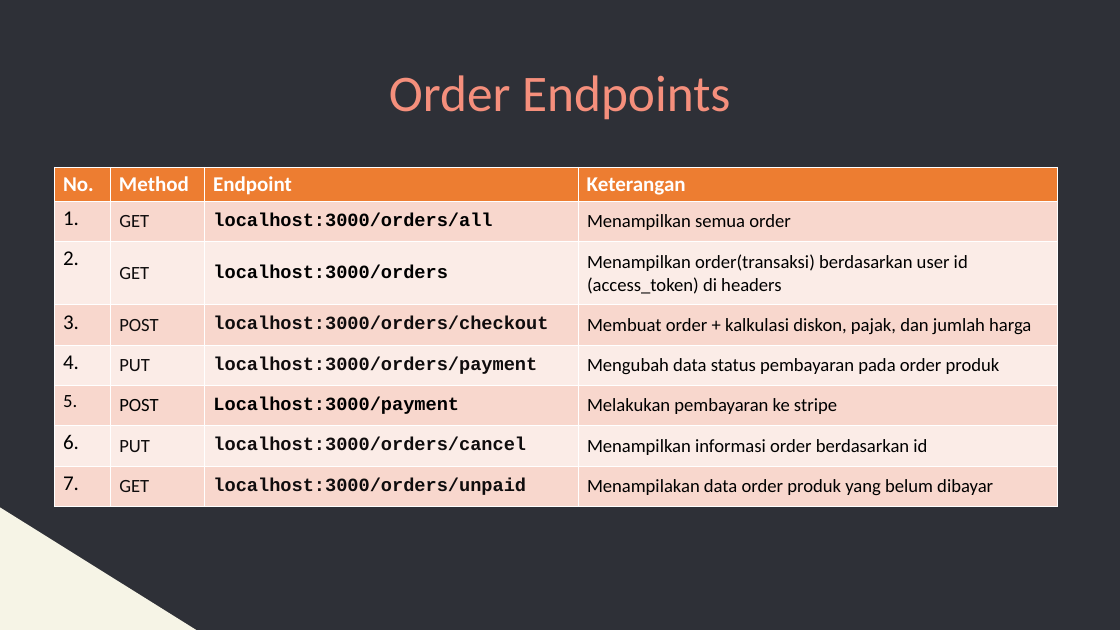
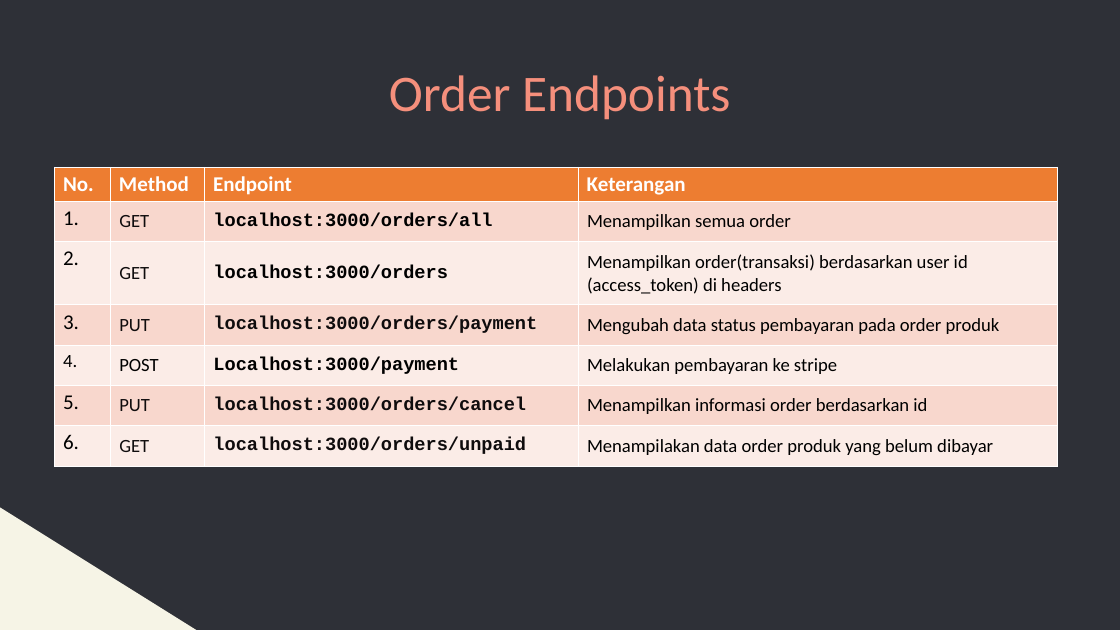
Before and after one commit to fathurdanu/l-note, a slide deck: slide 10 of l-note.pptx. Drawn at 1120x630 pixels with LibreOffice and Linux fonts; fonts in the diff are those of the drawing. Boxes give left, top, right and bottom in pixels: in the first picture for what was removed or moved away, otherwise in the second. Text is boxed around its words. In the diff, an @@ line names an element or a change of style, - is before the commit and + after.

```diff
--- a/l-note.pptx
+++ b/l-note.pptx
@@ table at box(55, 167, 1059, 463) @@
-row 4: 3. | POST | localhost:3000/orders/checkout | Membuat order + kalkulasi diskon, pajak, dan jumlah harga
-row 5: 4. | PUT | localhost:3000/orders/payment | Mengubah data status pembayaran pada order produk
-row 6: 5. | POST | Localhost:3000/payment | Melakukan pembayaran ke stripe
-row 7: 6. | PUT | localhost:3000/orders/cancel | Menampilkan informasi order berdasarkan id
-row 8: 7. | GET | localhost:3000/orders/unpaid | Menampilakan data order produk yang belum dibayar
+row 4: 3. | PUT | localhost:3000/orders/payment | Mengubah data status pembayaran pada order produk
+row 5: 4. | POST | Localhost:3000/payment | Melakukan pembayaran ke stripe
+row 6: 5. | PUT | localhost:3000/orders/cancel | Menampilkan informasi order berdasarkan id
+row 7: 6. | GET | localhost:3000/orders/unpaid | Menampilakan data order produk yang belum dibayar
```
Also in this commit, not shown: 6 other slides changed, 5 other files.
